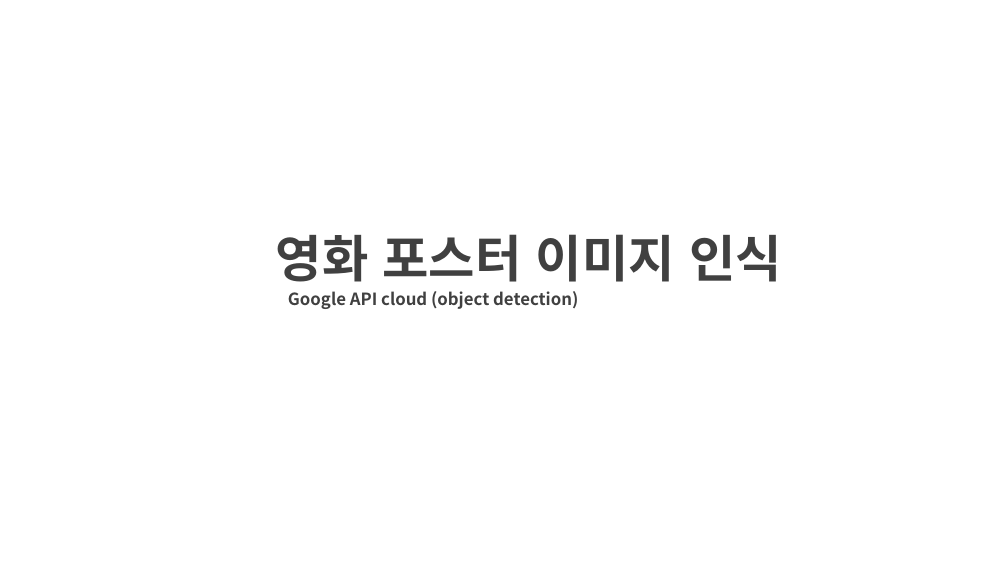
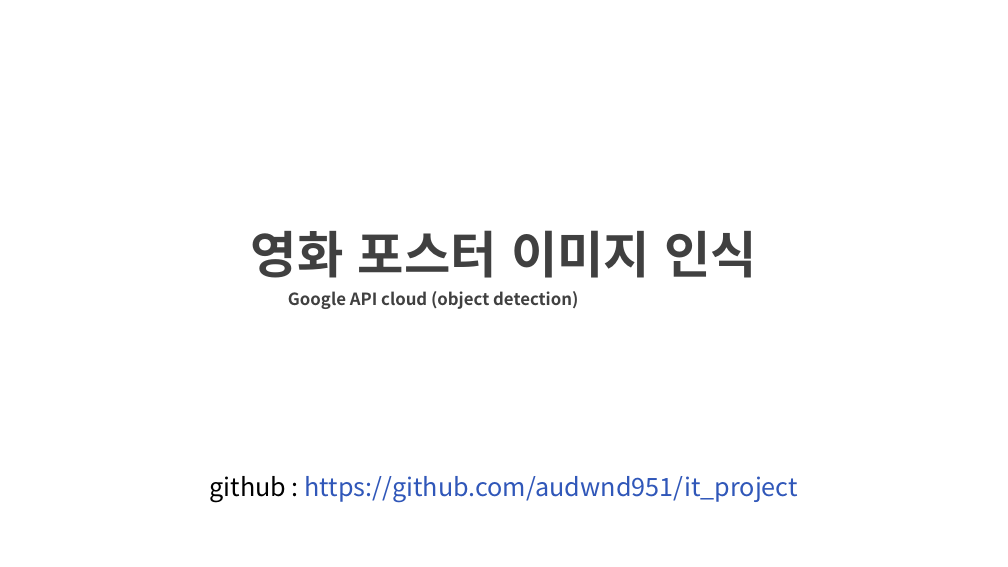
Before and after one commit to janghyeonan/it_project, a slide deck: slide 1 of etc/MJ/딥러닝_영화포스터 이미지 인식.pptx. Drawn at 1008x567 pixels with LibreOffice and Linux fonts; fonts in the diff are those of the drawing; background and template pictures are left out. Boxes give left, top, right and bottom in pixels: in the first picture for what was removed or moved away, otherwise in the second. Text is boxed around its words. In the diff, an @@ line names an element or a change of style, - is before the commit and + after.

Commit message:
ppt 수정

```diff
--- a/etc/MJ/딥러닝_영화포스터 이미지 인식.pptx
+++ b/etc/MJ/딥러닝_영화포스터 이미지 인식.pptx
@@ title "영화 포스터 이미지 인식": place and size @@
-title "영화 포스터 이미지 인식" at (276,234,782,282)
+title "영화 포스터 이미지 인식" at (251,230,757,278)
@@ title "영화 포스터 이미지 인식" at (251,230,757,278): alignment left to centre @@
@@ text added at (210,476,798,502), 18 pt, text #3057B9 @@
+github : https://github.com/audwnd951/it_project
```
